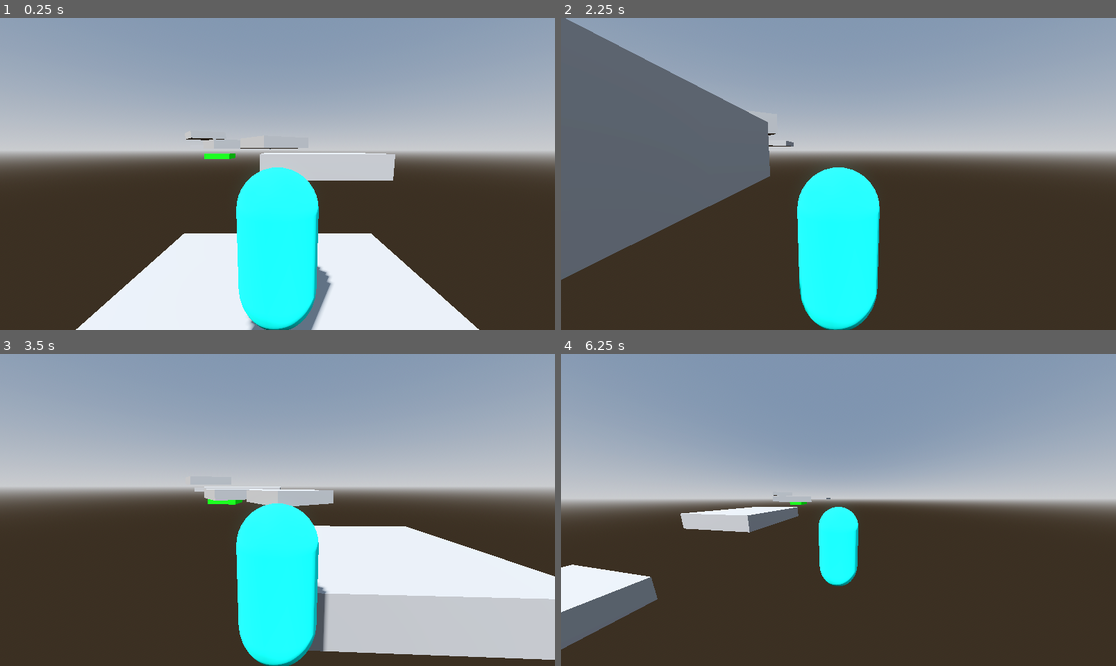
Above: before the commit, frames 1-4 (two rows, left to right).
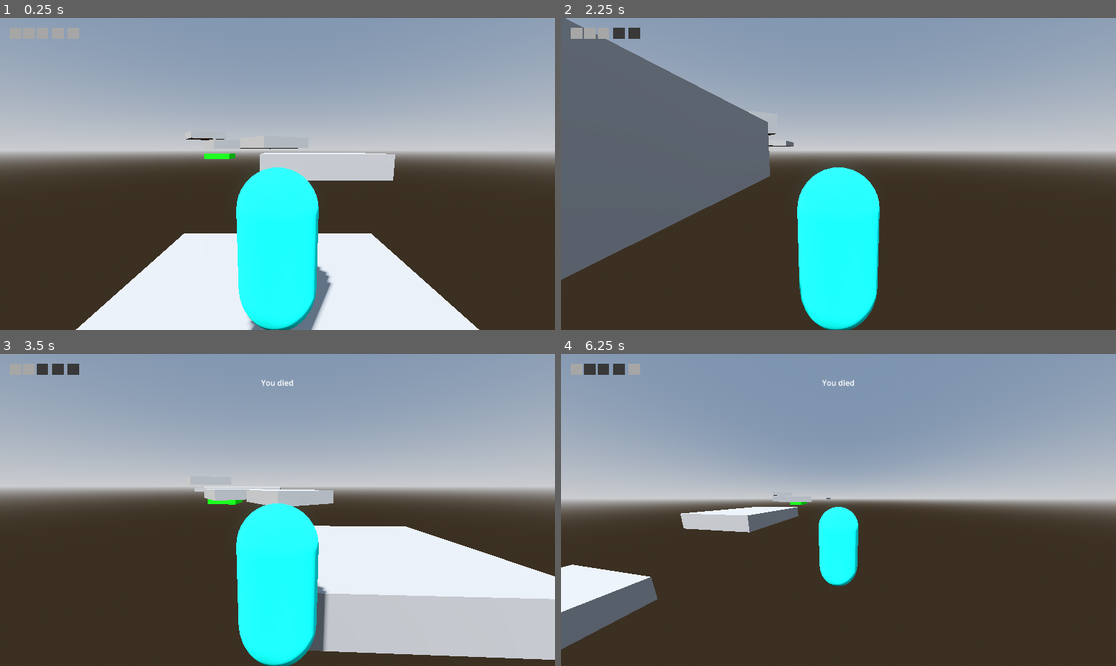
Above: after the commit, the same moments.

Repository: jpvds1/DDJD
Game: Godot game, scene res://scenes/levels/level_1.tscn
The game is run twice, just before and just after one commit, with the same random seed, the same clock (stepped at 60 frames per second) and the same inputs.
Inputs (mouse positions are in pixels of both pictures, inside the frame that each line leads up to):
- Up to frame 1 (0.25 s): no input
- Up to frame 2 (2.25 s): tap Enter at 0.5 s; move the mouse to (866, 174) at 0.52 s; hold W (move_forwards) from 0.53 s (still down); tap Q (dash) at 0.6, 1.55, 2.1 s; tap Space (jump) at 0.77, 0.8, 1.07, 1.35, 1.52, 1.82 s; move the mouse to (810, 174) at 1.27 s; move the mouse to (849, 167) at 2.02 s
- Up to frame 3 (3.5 s): keep holding W (move_forwards); tap Space (jump) at 2.3, 3.02, 3.32 s; move the mouse to (271, 516) at 2.77 s; tap Shift (sprint) at 2.85 s; tap Q (dash) at 3.05 s
- Up to frame 4 (6.25 s): move the mouse to (877, 513) at 3.52 s; tap Q (dash) at 3.6, 4.55, 5.1, 6.05 s; tap Space (jump) at 3.77, 3.8, 4.07, 4.35, 4.52, 4.82, 5.3, 6.02 s; move the mouse to (794, 506) at 4.27 s; move the mouse to (844, 510) at 5.02 s; move the mouse to (816, 503) at 5.77 s; release W (move_forwards) at 5.78 s; hold D (move_right) from 5.78 s (still down); tap Shift (sprint) at 5.85 s

The runs differ from the first frame. In frame 1, 0.1% of the frame differs, in the area x 4-15%, y 3-7%; in frame 2, 0.3%; in frame 3, 0.3%; in frame 4, 0.4%, in the area x 1-53%, y 3-11%.

Commit message:
feat: simple HUD

Diff:
--- a/platformer-game/scenes/levels/level_1.tscn
+++ b/platformer-game/scenes/levels/level_1.tscn
@@ -4,6 +4,7 @@
 [ext_resource type="Script" uid="uid://c2mgtmeu4p1bw" path="res://scripts/systems/end_area.gd" id="2_6iamk"]
 [ext_resource type="PackedScene" uid="uid://dcgfprowomfpv" path="res://scenes/building_materials/killzone.tscn" id="3_nsrm0"]
 [ext_resource type="PackedScene" uid="uid://6sseieh1wxj" path="res://scenes/building_materials/checkpoint_platform.tscn" id="4_x42e6"]
+[ext_resource type="PackedScene" uid="uid://dy8jnv2byaaoj" path="res://scenes/ui/main_UI.tscn" id="5_6761a"]
 
 [sub_resource type="ProceduralSkyMaterial" id="ProceduralSkyMaterial_64t6i"]
 sky_horizon_color = Color(0.66224277, 0.6717428, 0.6867428, 1)
@@ -83,6 +84,9 @@
 [node name="Checkpoint" parent="Checkpoints" unique_id=1109484725 instance=ExtResource("4_x42e6")]
 transform = Transform3D(1, 0, 0, 0, 1, 0, 0, 0, 1, 12, 1.5, 37)
 
+[node name="CanvasLayer" parent="." unique_id=9067626 instance=ExtResource("5_6761a")]
+player_path = NodePath("../CharacterBody3D")
+
 [connection signal="body_entered" from="Area3D" to="Area3D" method="_on_body_entered"]
 
 [editable path="Killzone"]
--- /dev/null
+++ b/platformer-game/scenes/ui/main_UI.tscn
@@ -0,0 +1,45 @@
+[gd_scene format=3 uid="uid://dy8jnv2byaaoj"]
+
+[ext_resource type="Script" uid="uid://doyfvcehqqsue" path="res://scripts/ui/main_UI.gd" id="1_gks1h"]
+
+[node name="CanvasLayer" type="CanvasLayer" unique_id=9067626]
+script = ExtResource("1_gks1h")
+player_path = null
+
+[node name="RootMargin" type="MarginContainer" parent="." unique_id=1389435374]
+anchors_preset = 15
+anchor_right = 1.0
+anchor_bottom = 1.0
+grow_horizontal = 2
+grow_vertical = 2
+theme_override_constants/margin_left = 20
+theme_override_constants/margin_top = 20
+theme_override_constants/margin_right = 20
+theme_override_constants/margin_bottom = 20
+
+[node name="MainVBox" type="VBoxContainer" parent="RootMargin" unique_id=222113591]
+layout_mode = 2
+
+[node name="TopBar" type="HBoxContainer" parent="RootMargin/MainVBox" unique_id=1135012416]
+layout_mode = 2
+
+[node name="LivesContainer" type="HBoxContainer" parent="RootMargin/MainVBox/TopBar" unique_id=760054353]
+layout_mode = 2
+
+[node name="CenterSpacer" type="Control" parent="RootMargin/MainVBox/TopBar" unique_id=1347142374]
+layout_mode = 2
+
+[node name="DashContainer" type="HBoxContainer" parent="RootMargin/MainVBox/TopBar" unique_id=1586787714]
+layout_mode = 2
+
+[node name="RightSpacer" type="Control" parent="RootMargin/MainVBox/TopBar" unique_id=1391051379]
+layout_mode = 2
+
+[node name="JumpsContainer" type="HBoxContainer" parent="RootMargin/MainVBox/TopBar" unique_id=1496545924]
+layout_mode = 2
+
+[node name="MessageCenter" type="CenterContainer" parent="RootMargin/MainVBox" unique_id=907514883]
+layout_mode = 2
+
+[node name="MessageLabel" type="Label" parent="RootMargin/MainVBox/MessageCenter" unique_id=1279842124]
+layout_mode = 2
--- a/platformer-game/scripts/player/capsule_character.gd
+++ b/platformer-game/scripts/player/capsule_character.gd
@@ -31,6 +31,12 @@
 const JUMP_BUFFER_TIME = 0.12
 
 # ---------------------------------------------------------
+# Survival constants
+# ---------------------------------------------------------
+
+const MAX_LIVES = 3
+
+# ---------------------------------------------------------
 # Runtime state
 # ---------------------------------------------------------
 
@@ -46,6 +52,8 @@
 var last_checkpoint_position: Vector3
 var has_checkpoint := false
 
+var lives := MAX_LIVES
+
 # ---------------------------------------------------------
 # Node references
 # ---------------------------------------------------------
@@ -55,10 +63,22 @@
 @onready var dash_cooldown_timer: Timer = $Dash/DashCooldownTimer
 
 # ---------------------------------------------------------
+# Signals
+# ---------------------------------------------------------
+
+signal lives_changed(current_lives: int, max_lives: int)
+signal dash_state_changed(can_dash_now: bool)
+signal extra_jumps_changed(current_extra_jumps: int, max_extra_jumps: int)
+
+signal checkpoint_reached()
+signal player_unalived()
+signal end_reached()
+
+# ---------------------------------------------------------
 # Setup
 # ---------------------------------------------------------
 
-func _ready():
+func _ready() -> void:
 	Input.set_mouse_mode(Input.MOUSE_MODE_CAPTURED)
 	add_to_group("player")
 	last_checkpoint_position = global_position
@@ -90,6 +110,8 @@
 # ---------------------------------------------------------
 
 func update_air_state(on_floor: bool, delta: float) -> void:
+	var previous_extra_jumps := extra_jumps_left
+
 	if on_floor:
 		coyote_timer = COYOTE_TIME
 		extra_jumps_left = MAX_EXTRA_JUMPS
@@ -100,6 +122,9 @@
 
 	if velocity.y <= 0.0:
 		can_cut_current_jump = false
+
+	if extra_jumps_left != previous_extra_jumps:
+		extra_jumps_changed.emit(extra_jumps_left, MAX_EXTRA_JUMPS)
 
 # ---------------------------------------------------------
 # Jump input and execution
@@ -125,6 +150,7 @@
 		do_extra_jump()
 		extra_jumps_left -= 1
 		jump_buffer_timer = 0.0
+		extra_jumps_changed.emit(extra_jumps_left, MAX_EXTRA_JUMPS)
 
 func handle_jump_cut() -> void:
 	# Variable jump applied only to first jump
@@ -204,6 +230,7 @@
 	dash_timer.start()
 	dash_cooldown_timer.start()
 
+	dash_state_changed.emit(can_dash)
 	update_animation_state("dashing")
 
 func clamp_post_dash_velocity() -> void:
@@ -222,6 +249,7 @@
 
 func _on_dash_cooldown_timer_timeout() -> void:
 	can_dash = true
+	dash_state_changed.emit(can_dash)
 
 # ---------------------------------------------------------
 # Animation
@@ -241,7 +269,7 @@
 func set_checkpoint(pos: Vector3) -> void:
 	last_checkpoint_position = pos
 	has_checkpoint = true
-	print("Checkpoint set at: ", pos)
+	checkpoint_reached.emit()
 
 func respawn() -> void:
 	if not has_checkpoint:
@@ -253,8 +281,31 @@
 	is_dashing = false
 	can_dash = true
 	dash_direction = Vector3.ZERO
+	dash_timer.stop()
+	dash_cooldown_timer.stop()
 
 	coyote_timer = 0.0
 	jump_buffer_timer = 0.0
 	extra_jumps_left = MAX_EXTRA_JUMPS
 	can_cut_current_jump = false
+
+	dash_state_changed.emit(can_dash)
+	extra_jumps_changed.emit(extra_jumps_left, MAX_EXTRA_JUMPS)
+
+func unalive() -> void:
+	lives = max(lives - 1, 0)
+	player_unalived.emit()
+	lives_changed.emit(lives, MAX_LIVES)
+	respawn()
+
+func reach_end() -> void:
+	end_reached.emit()
+
+# ---------------------------------------------------------
+# Helpers
+# ---------------------------------------------------------
+
+func emit_initial_ui_state() -> void:
+	lives_changed.emit(lives, MAX_LIVES)
+	dash_state_changed.emit(can_dash)
+	extra_jumps_changed.emit(extra_jumps_left, MAX_EXTRA_JUMPS)
--- a/platformer-game/scripts/systems/end_area.gd
+++ b/platformer-game/scripts/systems/end_area.gd
@@ -1,4 +1,8 @@
 extends Area3D
 
+func _ready() -> void:
+	body_entered.connect(_on_body_entered)
+
 func _on_body_entered(body: Node3D) -> void:
-	print("end reached")
+	if body.is_in_group("player"):
+		body.reach_end()
--- a/platformer-game/scripts/systems/killzone.gd
+++ b/platformer-game/scripts/systems/killzone.gd
@@ -7,4 +7,4 @@
 
 func _on_body_entered(body: Node3D) -> void:
 	if body.is_in_group("player"):
-		body.respawn()
+		body.unalive()
--- /dev/null
+++ b/platformer-game/scripts/ui/main_UI.gd
@@ -0,0 +1,79 @@
+extends CanvasLayer
+
+@export var player_path: NodePath
+
+@onready var lives_container: HBoxContainer = $RootMargin/MainVBox/TopBar/LivesContainer
+@onready var dash_container: HBoxContainer = $RootMargin/MainVBox/TopBar/DashContainer
+@onready var jumps_container: HBoxContainer = $RootMargin/MainVBox/TopBar/JumpsContainer
+@onready var message_label: Label = $RootMargin/MainVBox/MessageCenter/MessageLabel
+
+var player: Node = null
+
+func _ready() -> void:
+	player = get_node_or_null(player_path)
+
+	if player == null:
+		push_error("UI: player_path is not assigned or player was not found.")
+		return
+
+	player.lives_changed.connect(_on_lives_changed)
+	player.dash_state_changed.connect(_on_dash_state_changed)
+	player.extra_jumps_changed.connect(_on_extra_jumps_changed)
+
+	player.checkpoint_reached.connect(_on_checkpoint_reached)
+	player.player_unalived.connect(_on_player_unalived)
+	player.end_reached.connect(_on_end_reached)
+
+	message_label.visible = false
+
+	player.emit_initial_ui_state()
+
+func _on_lives_changed(current_lives: int, max_lives: int) -> void:
+	_rebuild_boxes(lives_container, current_lives, max_lives)
+
+func _on_dash_state_changed(can_dash_now: bool) -> void:
+	_clear_container(dash_container)
+	dash_container.add_child(_make_box(can_dash_now))
+
+func _on_extra_jumps_changed(current_extra_jumps: int, max_extra_jumps: int) -> void:
+	_rebuild_boxes(jumps_container, current_extra_jumps, max_extra_jumps)
+
+func _on_checkpoint_reached() -> void:
+	_show_message("Checkpoint reached")
+
+func _on_player_unalived() -> void:
+	_show_message("You died")
+
+func _on_end_reached() -> void:
+	_show_message("Level complete")
+
+func _rebuild_boxes(container: HBoxContainer, active_count: int, total_count: int) -> void:
+	_clear_container(container)
+
+	for i in range(total_count):
+		var is_active := i < active_count
+		container.add_child(_make_box(is_active))
+
+func _make_box(is_active: bool) -> ColorRect:
+	var box := ColorRect.new()
+	box.custom_minimum_size = Vector2(24, 24)
+
+	if is_active:
+		box.color = Color(0.65, 0.65, 0.65, 1.0)
+	else:
+		box.color = Color(0.22, 0.22, 0.22, 1.0)
+
+	return box
+
+func _clear_container(container: HBoxContainer) -> void:
+	for child in container.get_children():
+		child.queue_free()
+
+func _show_message(text: String, duration: float = 1.6) -> void:
+	message_label.text = text
+	message_label.visible = true
+
+	await get_tree().create_timer(duration).timeout
+
+	if message_label.text == text:
+		message_label.visible = false
Not shown, added: platformer-game/scripts/ui/main_UI.gd.uid
